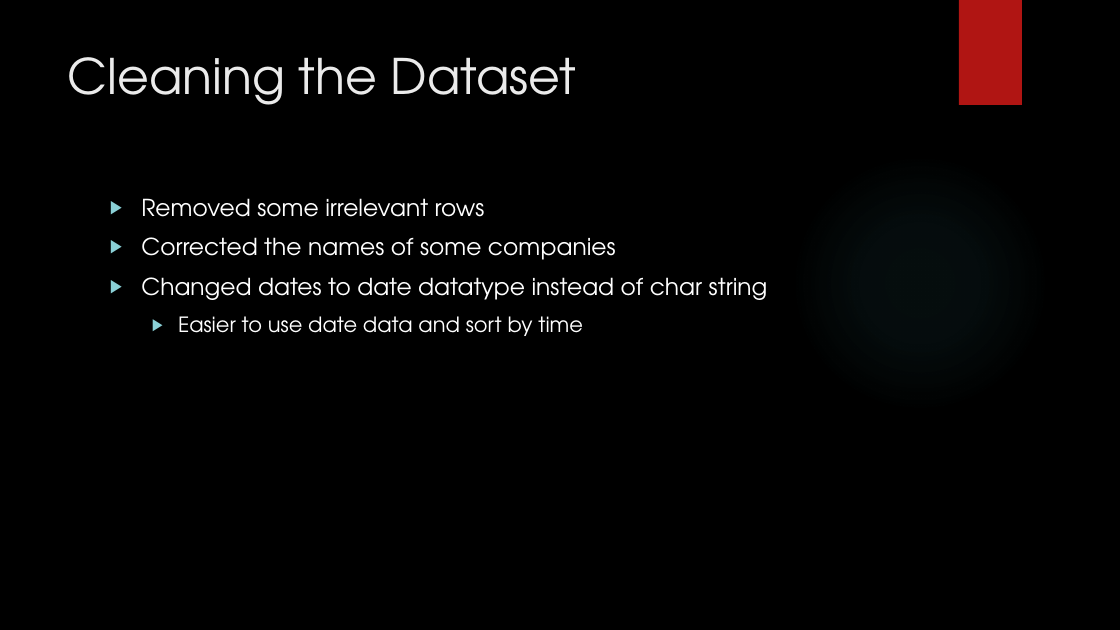
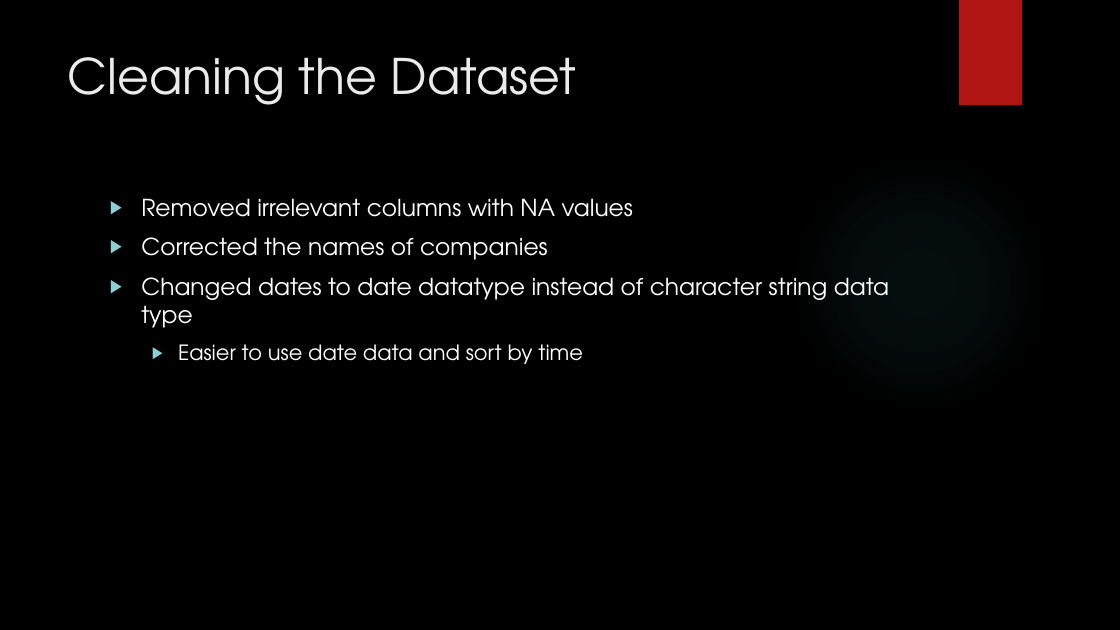
Before and after one commit to bigjohn80000/CIS435-Project, a slide deck: slide 8 of Final presentation_CIS435.pptx (slide 9 before the commit). Drawn at 1120x630 pixels with LibreOffice and Linux fonts; fonts in the diff are those of the drawing; background and template pictures are left out. Boxes give left, top, right and bottom in pixels: in the first picture for what was removed or moved away, otherwise in the second. Text is boxed around its words. In the diff, an @@ line names an element or a change of style, - is before the commit and + after.

```diff
--- a/Final presentation_CIS435.pptx
+++ b/Final presentation_CIS435.pptx
@@ text at (141,198,889,328): text changed @@
-▶ Removed some irrelevant rows
-▶ Corrected the names of some companies
-▶ Changed dates to date datatype instead of char string
+▶ Removed irrelevant columns with NA values
+▶ Corrected the names of companies
+▶ Changed dates to date datatype instead of character string data type
```
Also in this commit, not shown: 3 other slides changed, 7 slides added.
